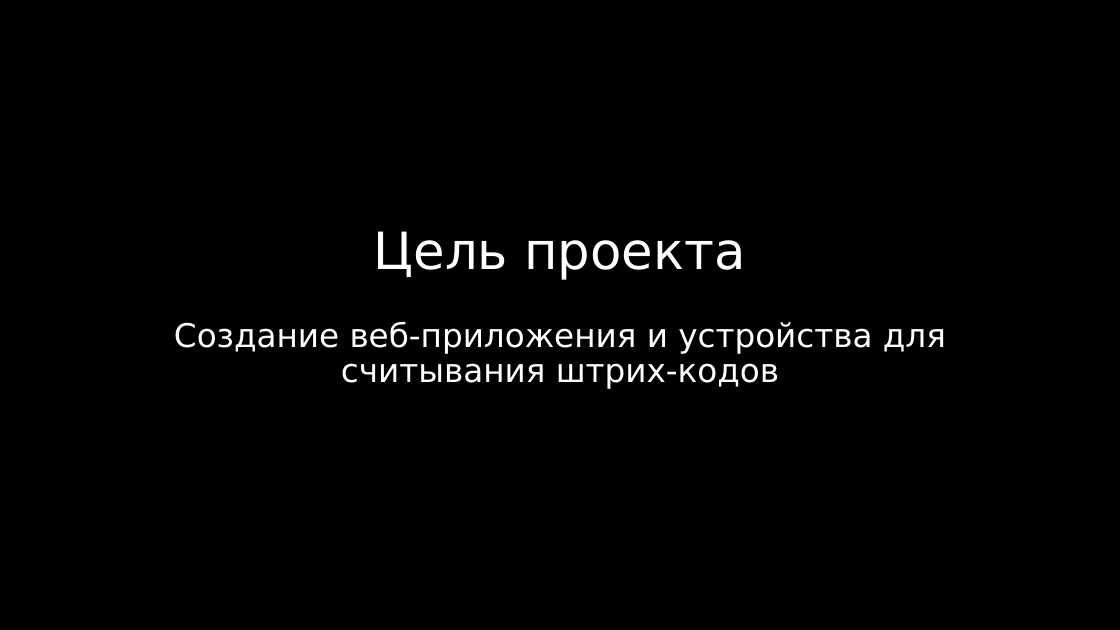
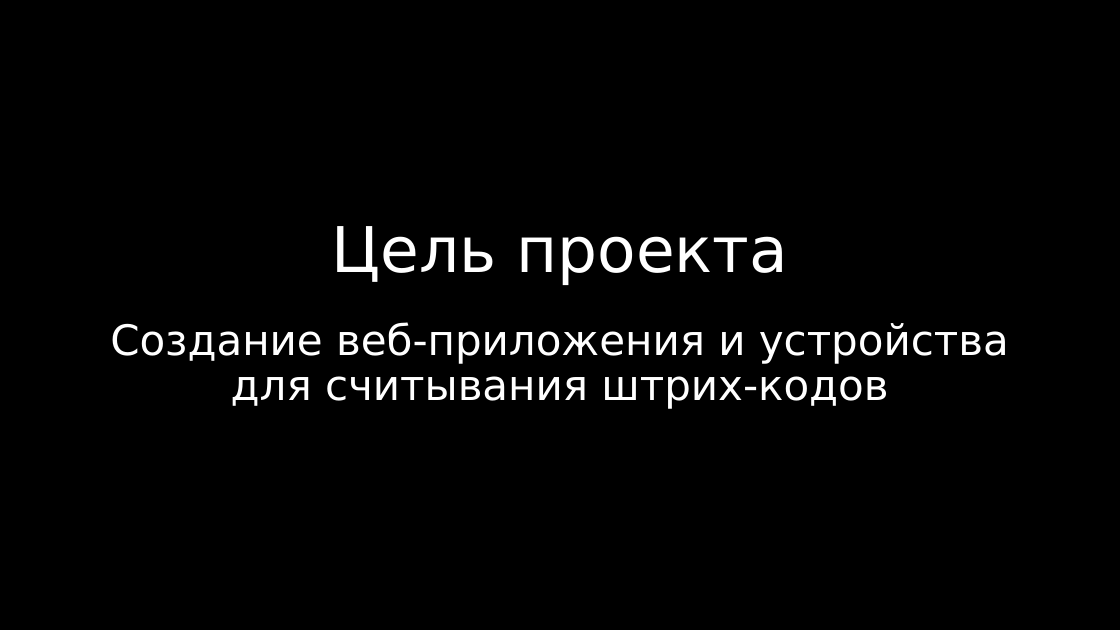
Before and after one commit to Komaricus/SmartFood, a slide deck: slide 2 of 15.11.2018 16-30.pptx. Drawn at 1120x630 pixels with LibreOffice and Linux fonts; fonts in the diff are those of the drawing; background and template pictures are left out. Boxes give left, top, right and bottom in pixels: in the first picture for what was removed or moved away, otherwise in the second. Text is boxed around its words. In the diff, an @@ line names an element or a change of style, - is before the commit and + after.

```diff
--- a/15.11.2018 16-30.pptx
+++ b/15.11.2018 16-30.pptx
@@ title "Цель проекта" at box(331, 226, 788, 285): size 44 to 54 pt @@
@@ text "Создание веб-приложения и устройства для ..." at box(110, 322, 1009, 409): size 28 to 36 pt @@
```
Also in this commit, not shown: 5 other slides changed.
